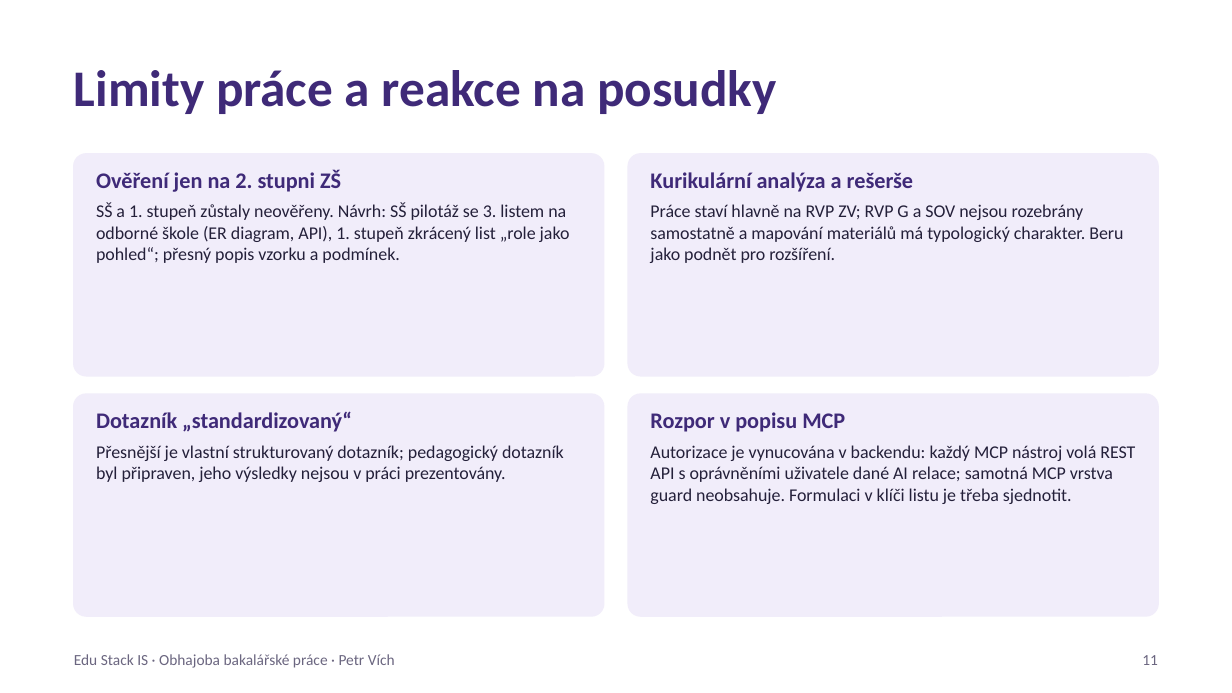
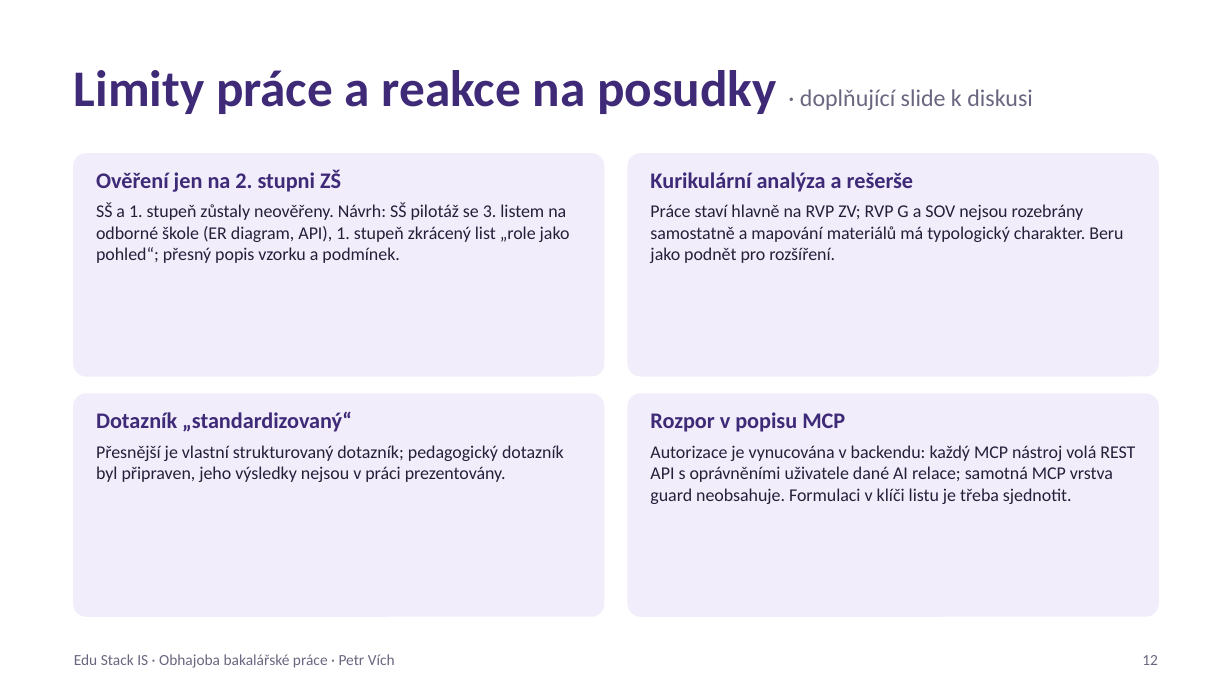
Before and after one commit to edustack-is/is-edustack-prezentace, a slide deck: slide 12 of obhajoba-edustack.pptx (slide 11 before the commit). Drawn at 1232x693 pixels with LibreOffice and Linux fonts; fonts in the diff are those of the drawing. Boxes give left, top, right and bottom in pixels: in the first picture for what was removed or moved away, otherwise in the second. Text is boxed around its words. In the diff, an @@ line names an element or a change of style, - is before the commit and + after.

```diff
--- a/obhajoba-edustack.pptx
+++ b/obhajoba-edustack.pptx
@@ text at (74, 70, 1033, 114): text changed @@
-Limity práce a reakce na posudky
+Limity práce a reakce na posudky · doplňující slide k diskusi
@@ text at (1142, 655, 1158, 665): text changed @@
-11
+12
```
Also in this commit, not shown: 2 other slides changed, 12 other files.
